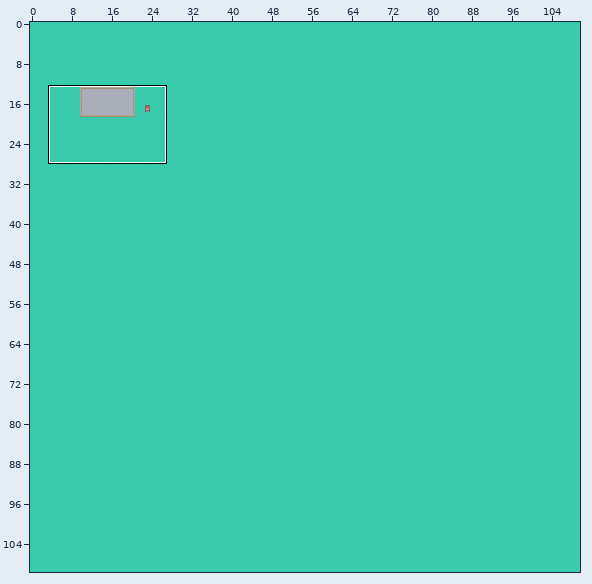
Tiled map, stored at tiled/maps/main.tmx. The first picture is a wide view before the edit; the outline marks the close-up.
Close-up. Old version:
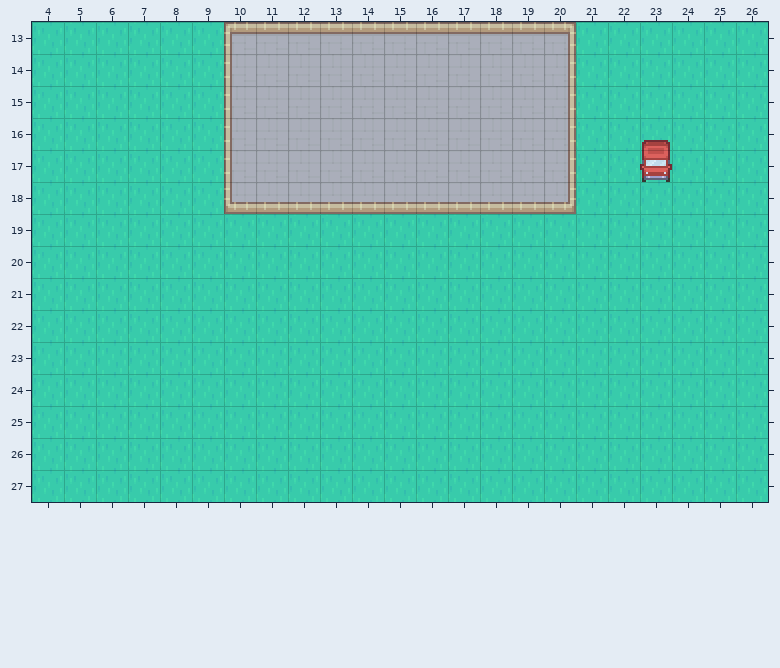
Cells are 16x16 px. Shown: x 4..26, y 13..27.
The result:
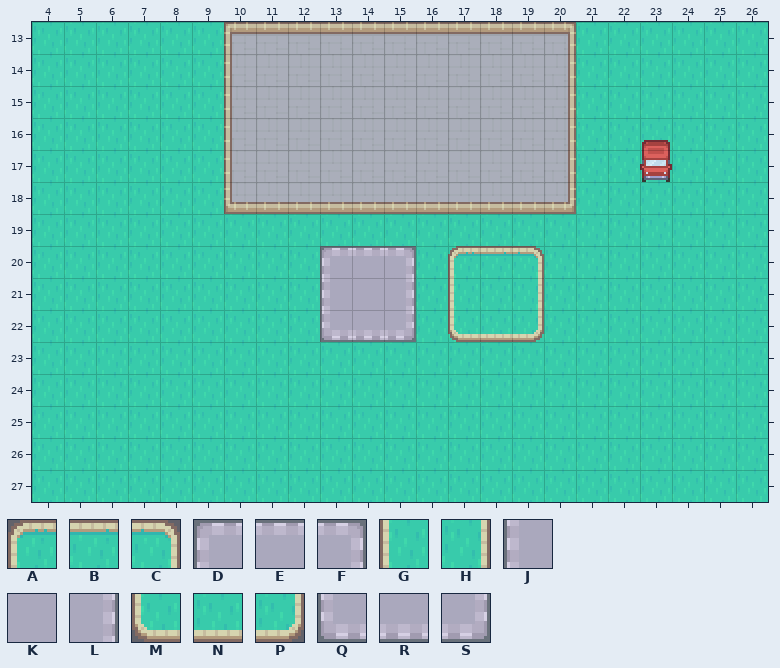
Key: from "kenney-urban-rpg": A 0, B 1, C 2, D 8, E 9, F 10, G 27, H 29, J 35, K 36, L 37, M 54, N 55, P 56, Q 62, R 63, S 64.
_ is an empty cell.
Commit message: Upgraded excaliburjs; map is busted tho
Changes in this commit:
Layer "Test":
y 20: x 13..15 ___ -> DEF; x 17..19 ___ -> ABC
y 21: x 13..15 ___ -> JKL; x 17 _ -> G; x 19 _ -> H
y 22: x 13..15 ___ -> QRS; x 17..19 ___ -> MNP
Boxes around the changes in both close-ups, in picture pixels (x1, y1, x2, y2):
added: (320, 246, 416, 342)
added: (448, 246, 544, 342)
